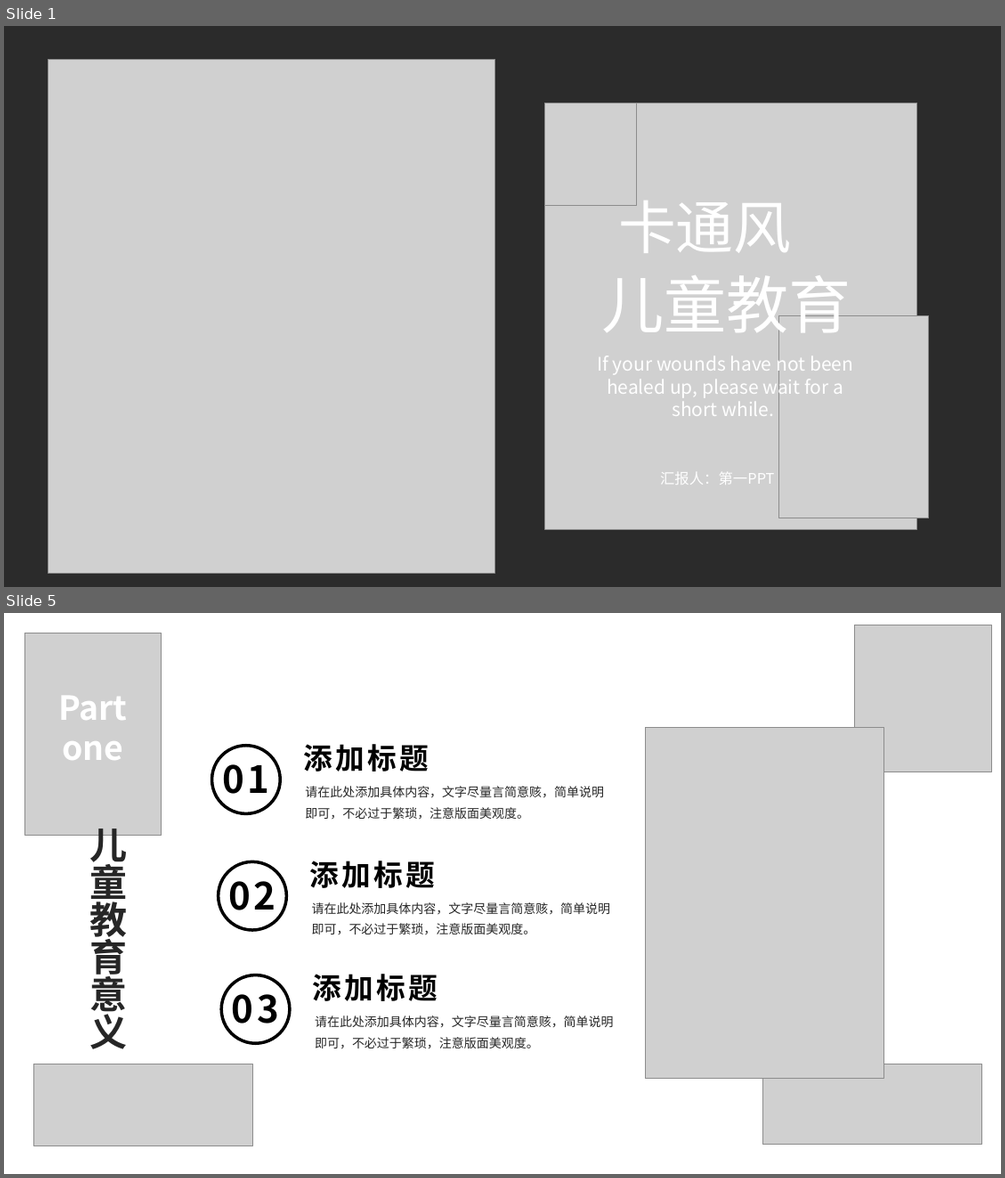
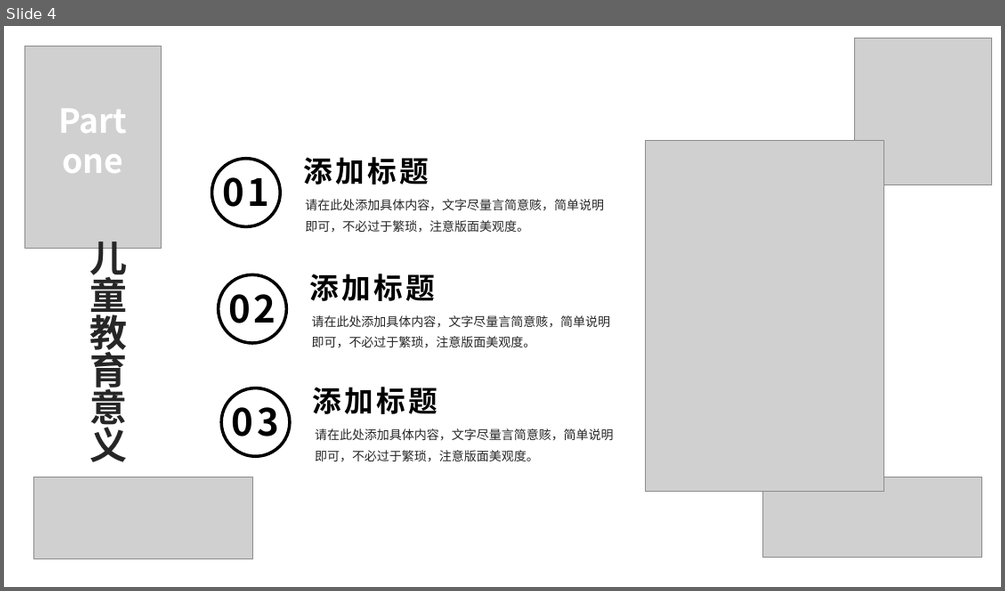
Before and after one commit to hao44le/CS410-FinalProject, a slide deck: slides/CS410-geleic2-final_project.pptx. Shown one above the other, each under a label of ours: slides 1 and 5 before the commit, slide 4 after it; the slides between them are not shown. The pictures are 1005x1178 and 1005x591 pixels, drawn with LibreOffice and Linux fonts; fonts in the diff are those of the drawing; grey boxes stand for pictures; background and template pictures are left out; a plain dark background stands for a picture behind light text. Boxes give left, top, right and bottom in pixels: in the first picture for what was removed or moved away, otherwise in the second. Text is boxed around its words. In the diff, an @@ line names an element or a change of style, - is before the commit and + after.

```diff
--- a/slides/CS410-geleic2-final_project.pptx
+++ b/slides/CS410-geleic2-final_project.pptx
@@ slide 1 removed at (4,26,1001,587), background picture (left out) @@
@@ picture removed at (48,59,495,572) @@
@@ picture removed at (544,103,917,529) @@
@@ picture removed at (544,103,637,206) @@
@@ text removed at (618,191,791,253) @@
-卡通风
@@ text removed at (601,275,850,343) @@
-儿童教育
@@ picture removed at (778,316,928,518) @@
@@ text removed at (597,352,853,416) @@
-If your wounds have not been healed up, please wait for a short while.
@@ text removed at (660,472,774,484) @@
-汇报人：第一PPT
@@ what was slide 5 is now slide 4 @@
```
Also in this commit, not shown: 2 slides changed, 2 slides added, 2 other slides removed, 1 other file.
